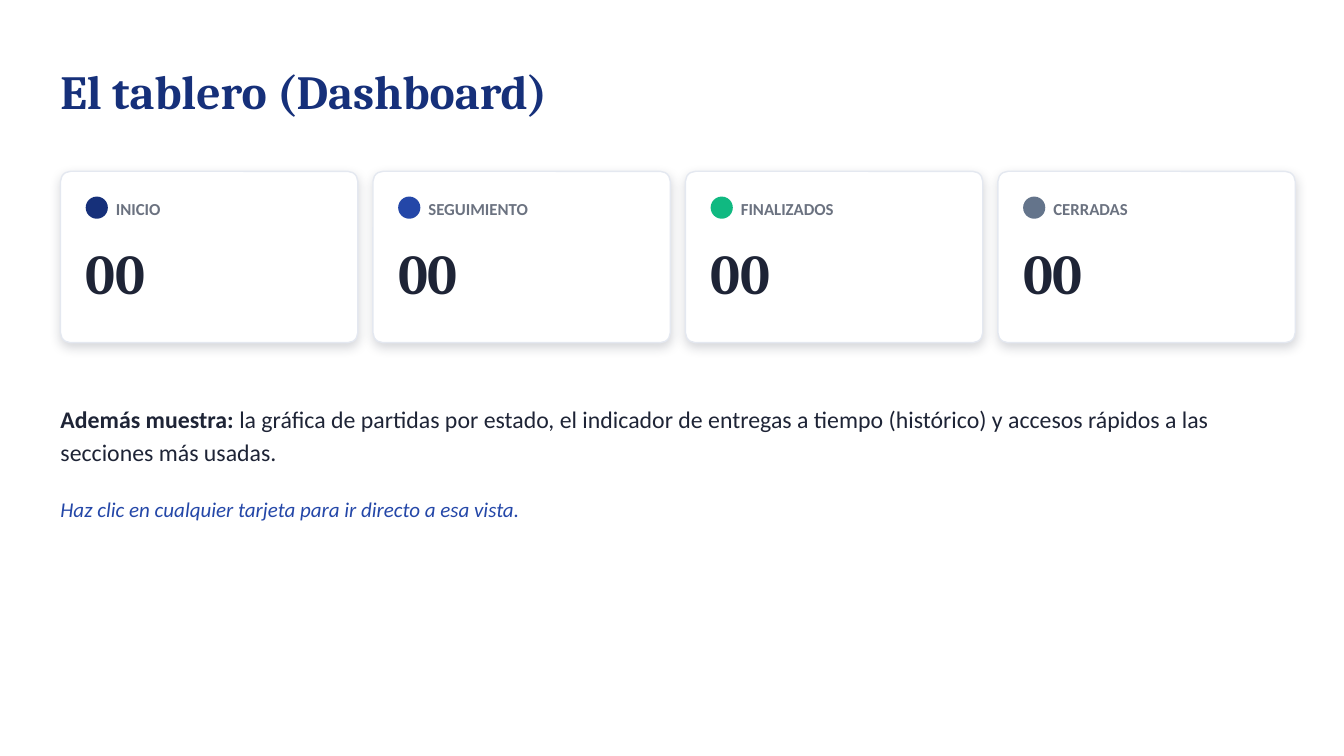
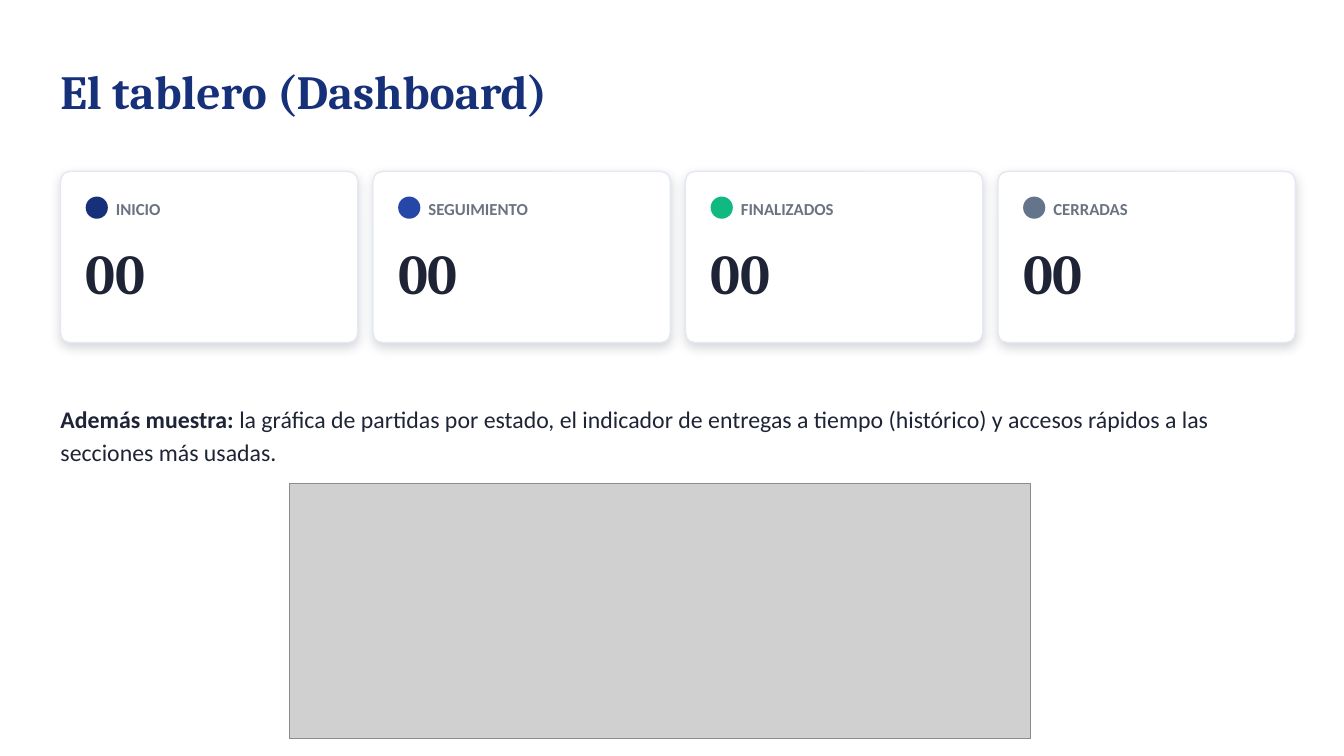
Before and after one commit to carlossbel/OC-Compras, a slide deck: slide 8 of Presentacion Capacitacion - BLOOBIT OC.pptx (slide 10 before the commit). Drawn at 1344x756 pixels with LibreOffice and Linux fonts; fonts in the diff are those of the drawing; grey boxes stand for pictures. Boxes give left, top, right and bottom in pixels: in the first picture for what was removed or moved away, otherwise in the second. Text is boxed around its words. In the diff, an @@ line names an element or a change of style, - is before the commit and + after.

```diff
--- a/Presentacion Capacitacion - BLOOBIT OC.pptx
+++ b/Presentacion Capacitacion - BLOOBIT OC.pptx
@@ text removed at (60, 502, 519, 521) @@
-Haz clic en cualquier tarjeta para ir directo a esa vista.
@@ picture added at (289, 484, 1030, 739) @@
```
Also in this commit, not shown: 5 slides removed, 2 other files.
